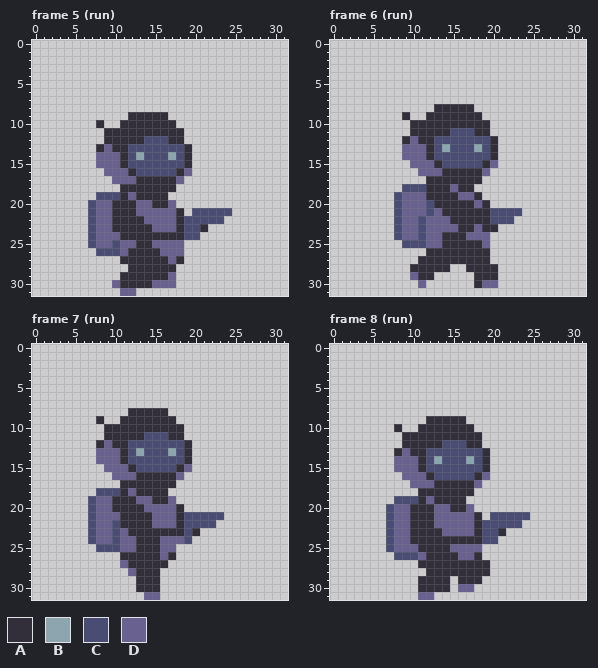
Pixel-art file, stored at sprites/player.aseprite. Above, as it was before the edit.
32x32 pixels, 37 frames. Colours within 5 levels of each other are drawn and written as one. Shown: frame 5 (run), frame 6 (run), frame 7 (run), frame 8 (run). The commit also changed other frames, which this record leaves out.
Visible layers, top first: "Layer 2", "Layer 4".
Palette (. is transparent): A #322e3a  B #8ca5ae  C #494c73  D #696290
Pixels before, frame 5 (run), first column x 7:
 9 .....AAAAA........
10 .A..AAAAAAA.......
11 ..AAAAAAAAAA......
12 ..AAAAACCCAA......
13 .ADAACCCCCCCA.....
14 .DDDACBCCCBCA.....
15 .DDDACCCCCCCA.....
16 ..DDDACCCCCAD.....
17 ...DDDAAAAAD......
18 ....AAAAAAA.......
19 .CCCADAAAA........
20 CDDAAADDAAD.......
21 CDDAAADDDDDA.CCCCC
22 CDDAAAADDDDACCCCC.
23 CDDAAAAADDDACCA...
24 CDDDAAAAAAAACC....
25 CDDCDDAADDDD......
26 .CCCDAAAADDD......
27 ....AAAAAADA......
28 .....AAAAAA.......
29 ....AAAAAAD.......
30 ...DAAAADDD.......
31 ....DD............
Pixels before, frame 6 (run), first column x 8:
 8 .....AAAAA......
 9 .A..AAAAAAA.....
10 ..AAAAAAAAAA....
11 ..AAAAACCCAA....
12 .ADAACCCCCCCA...
13 .DDDACBCCCBCA...
14 .DDDACCCCCCCA...
15 ..DDDACCCCCAD...
16 ...DDDAAAAAD....
17 ....AAAAAAA.....
18 .CCCAAADAA......
19 CDDDAAAADDA.....
20 CDDDCAAAAADA....
21 CDDDCDAAAAAACCCC
22 CDDCDDDAAAAACCC.
23 CDDCDDDDAADAA...
24 CDDCDDAAADDD....
25 .CCCDDAAAAAD....
26 ....AAAAAAAA....
27 ...AAAAAAAAA....
28 ..AAAAA..AAAA...
29 ..DAA.....AAA...
30 ...D......ADD...
Pixels before, frame 7 (run), first column x 7:
 8 .....AAAAA.......
 9 .A..AAAAAAA......
10 ..AAAAAAAAAA.....
11 ..AAAAACCCAA.....
12 .ADAACCCCCCCA....
13 .DDDACBCCCBCA....
14 .DDDACCCCCCCA....
15 ..DDDACCCCCAD....
16 ...DDDAAAAAD.....
17 ....AAAAAAA......
18 .CCCADAAAA.......
19 CDDAAADDAAD......
20 CDDAAAADDDDA.....
21 CDDDAAAADDDACCCCC
22 CDDCAAAADDDACCCC.
23 CDDCDAAAAAAACA...
24 CDDCDDAAADDDC....
25 .CCCDDAAADD......
26 ....AAAAADA......
27 ....DAAAAA.......
28 .....DAAA........
29 ......AAA........
30 ......AAA........
31 .......DD........
Pixels before, frame 8 (run), first column x 7:
 9 .....AAAAA........
10 .A..AAAAAAA.......
11 ..AAAAAAAAAA......
12 ..AAAAACCCAA......
13 .ADAACCCCCCCA.....
14 .DDDACBCCCBCA.....
15 .DDDACCCCCCCA.....
16 ..DDDACCCCCAD.....
17 ...DDDAAAAAD......
18 ....AAAAAAA.......
19 .CCCADAAAA........
20 CDDAAADDAAD.......
21 CDDAAADDDDDA.CCCCC
22 CDDAAADDDDDACCCCC.
23 CDDAAAADDDDACCA...
24 CDDAAAAAAAAACC....
25 CDDDAAAADDDD......
26 .CCCDAAAADDA......
27 ....AAAAAAAAA.....
28 .....AAAAAAAA.....
29 ....AAAA.AAA......
30 ....AAAA.DD.......
31 ....DD............
The same view after the edit:
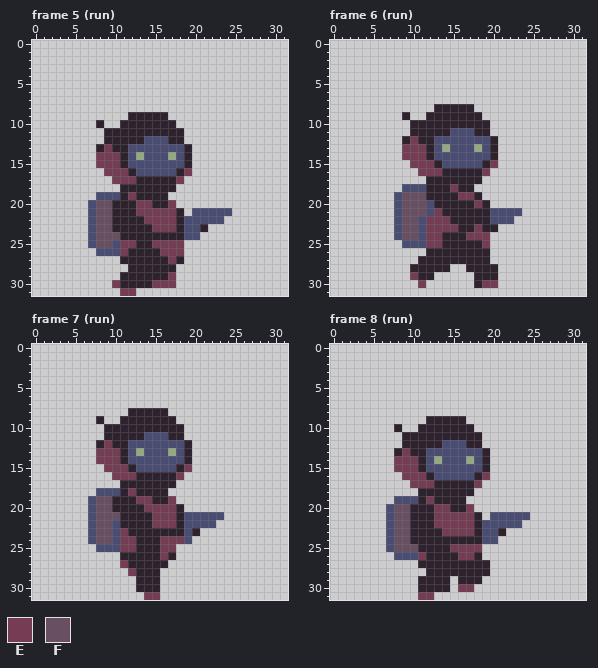
Colours new in this view: E #753c54  F #694f62
The exact change:
layer "Layer 2" removed
colour A: #322e3a -> #2e222f
colour B: #8ca5ae -> #92a984
Changed rows in their new state; - is a pixel that keeps its letter.
Frame 5 (run), layer "Layer 4":
first column x 8:
13 -E----------
14 EEE---------
15 EEE---------
16 -EEE-------E
17 --EEE-----E-
19 ----E-------
20 FF---EE--E--
21 FF---EEEEE--
22 FF----EEEE--
23 FF-----EEE--
24 FFF---------
25 FF-EE--EEEE-
26 ---E----EEE-
27 ---------E--
29 ---------E--
30 --E----EEE--
31 ---EE-------
Frame 6 (run), layer "Layer 4":
first column x 9:
12 -E----------
13 EEE---------
14 EEE---------
15 -EEE-------E
16 --EEE-----E-
18 ------E-----
19 FFF----EE---
20 FFF------E--
21 FFF-E-------
22 FF-EEE------
23 FF-EEEE--E--
24 FF-EE---EEE-
25 ---EE-----E-
first column x 10:
29 E----------
30 -E-------EE
Frame 7 (run), layer "Layer 4":
first column x 8:
12 -E----------
13 EEE---------
14 EEE---------
15 -EEE-------E
16 --EEE-----E-
18 ----E-------
19 FF---EE--E--
20 FF----EEEE--
21 FFF----EEE--
22 FF-----EEE--
23 FF-E--------
24 FF-EE---EEE-
25 ---EE---EE--
26 --------E---
27 ---E--------
28 ----E-------
31 ------EE----
Frame 8 (run), layer "Layer 4":
first column x 8:
13 -E----------
14 EEE---------
15 EEE---------
16 -EEE-------E
17 --EEE-----E-
19 ----E-------
20 FF---EE--E--
21 FF---EEEEE--
22 FF---EEEEE--
23 FF----EEEE--
24 FF----------
25 FFF----EEEE-
26 ---E----EE--
first column x 11:
30 -----EE
31 EE-----
Where, in picture pixels (left, top, right, bottom), the same in both pictures:
changed: (96, 112, 208, 296)
changed: (402, 104, 498, 288)
changed: (96, 408, 200, 600)
changed: (394, 416, 506, 600)
